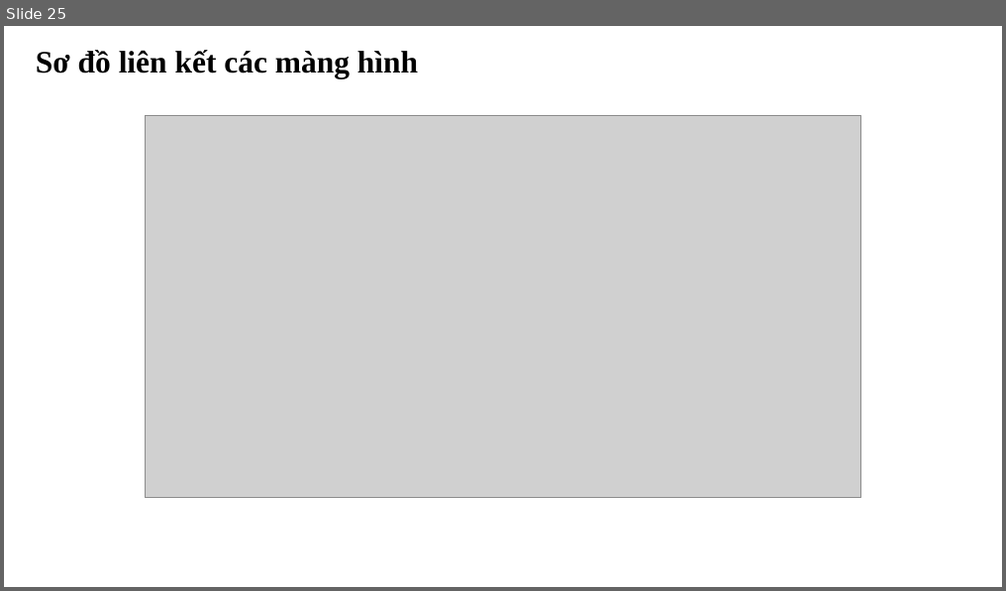
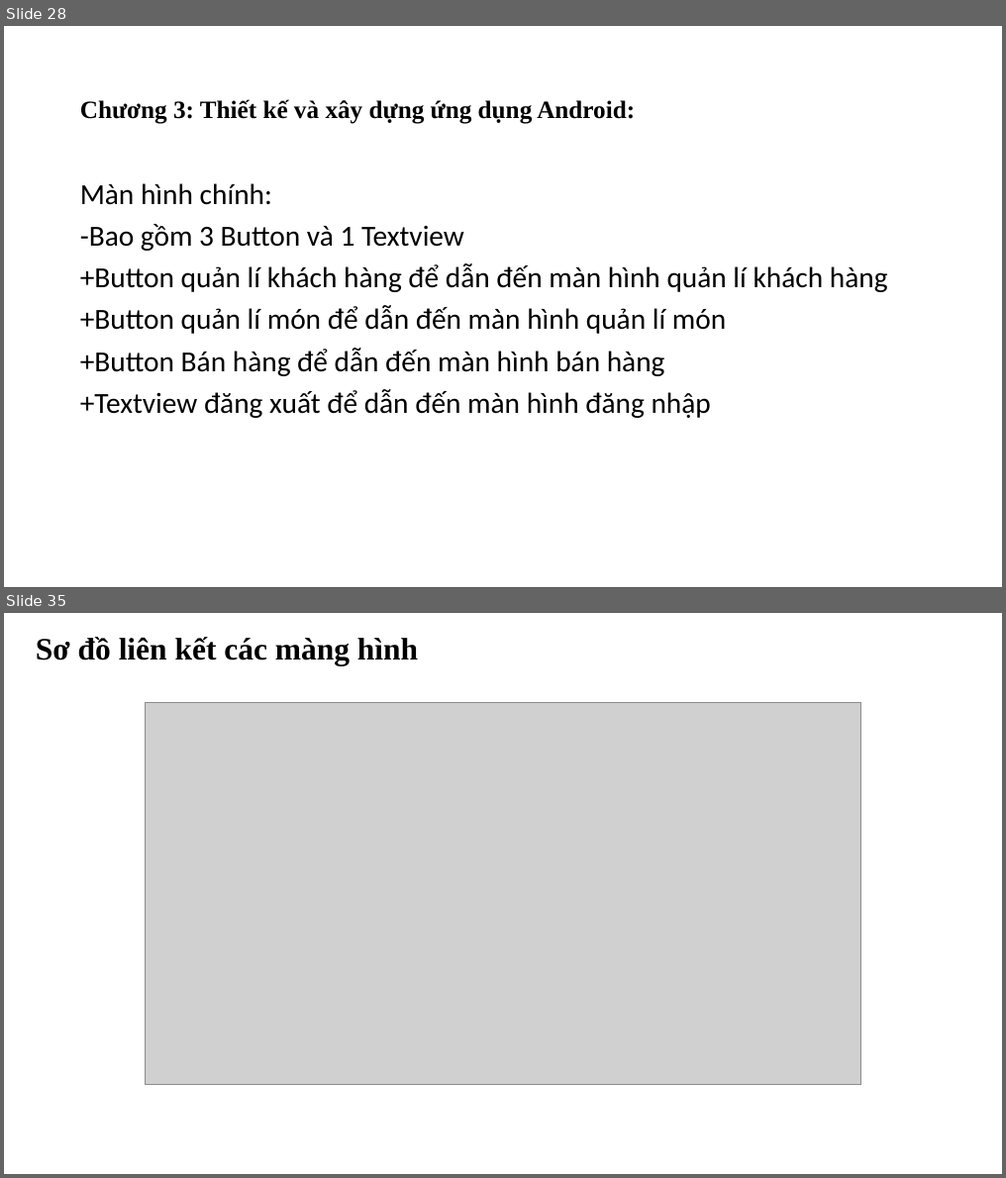
Before and after one commit to aokidai/androidcuoiki, a slide deck: bcck.pptx. Shown one above the other, each under a label of ours: slide 25 before the commit, slides 28 and 35 after it; the slides between them are not shown. The pictures are 1006x591 and 1006x1178 pixels, drawn with LibreOffice and Linux fonts; fonts in the diff are those of the drawing; grey boxes stand for pictures. Boxes give left, top, right and bottom in pixels: in the first picture for what was removed or moved away, otherwise in the second. Text is boxed around its words. In the diff, an @@ line names an element or a change of style, - is before the commit and + after.

```diff
--- a/bcck.pptx
+++ b/bcck.pptx
@@ slide 28 added at [4,26,1002,587], background #FFFFFF @@
@@ title added at [80,99,635,124], 24 pt, text #000000, bold @@
+Chương 3: Thiết kế và xây dựng ứng dụng Android:
@@ text added at [80,183,888,418], 28 pt, text #000000 @@
+Màn hình chính:
+-Bao gồm 3 Button và 1 Textview
++Button quản lí khách hàng để dẫn đến màn hình quản lí khách hàng
++Button quản lí món để dẫn đến màn hình quản lí món
++Button Bán hàng để dẫn đến màn hình bán hàng
++Textview đăng xuất để dẫn đến màn hình đăng nhập
@@ what was slide 25 is now slide 35 @@
```
Also in this commit, not shown: 1 slide changed, 18 other slides added, 1 slide removed, 16 other files.
